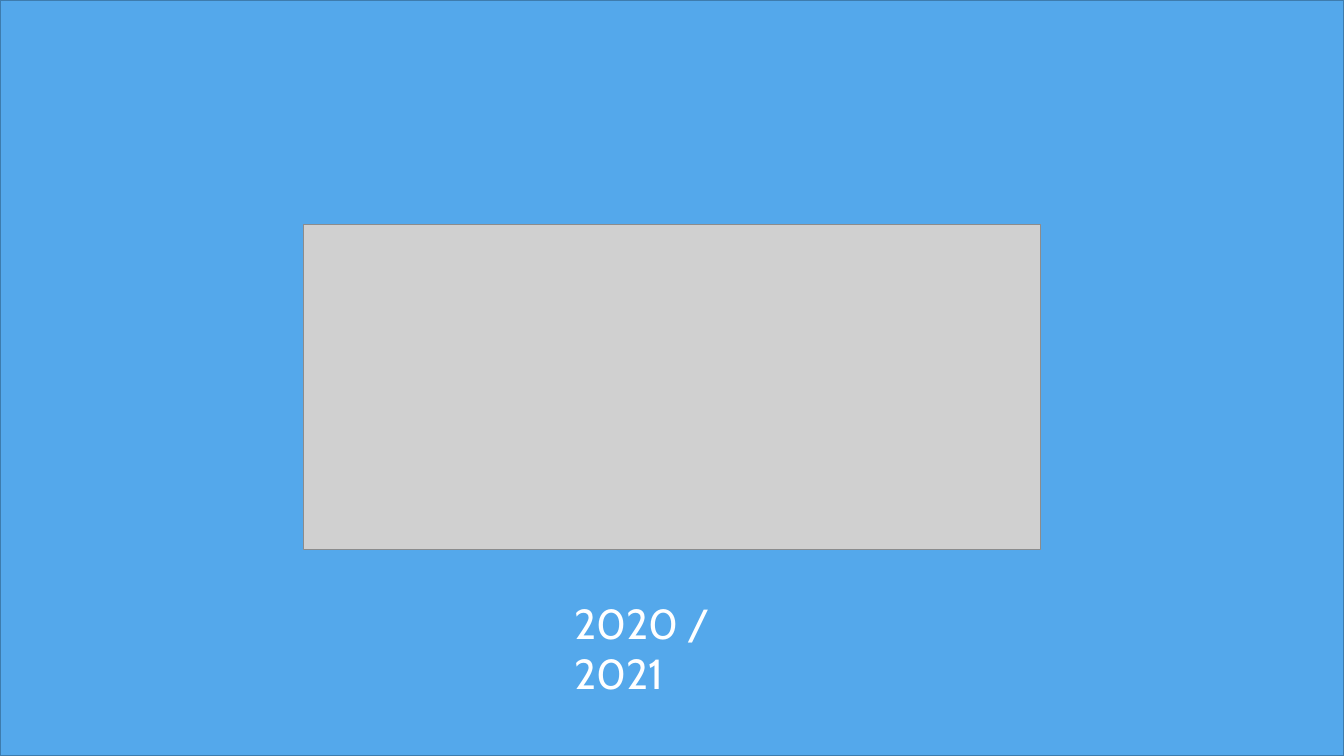
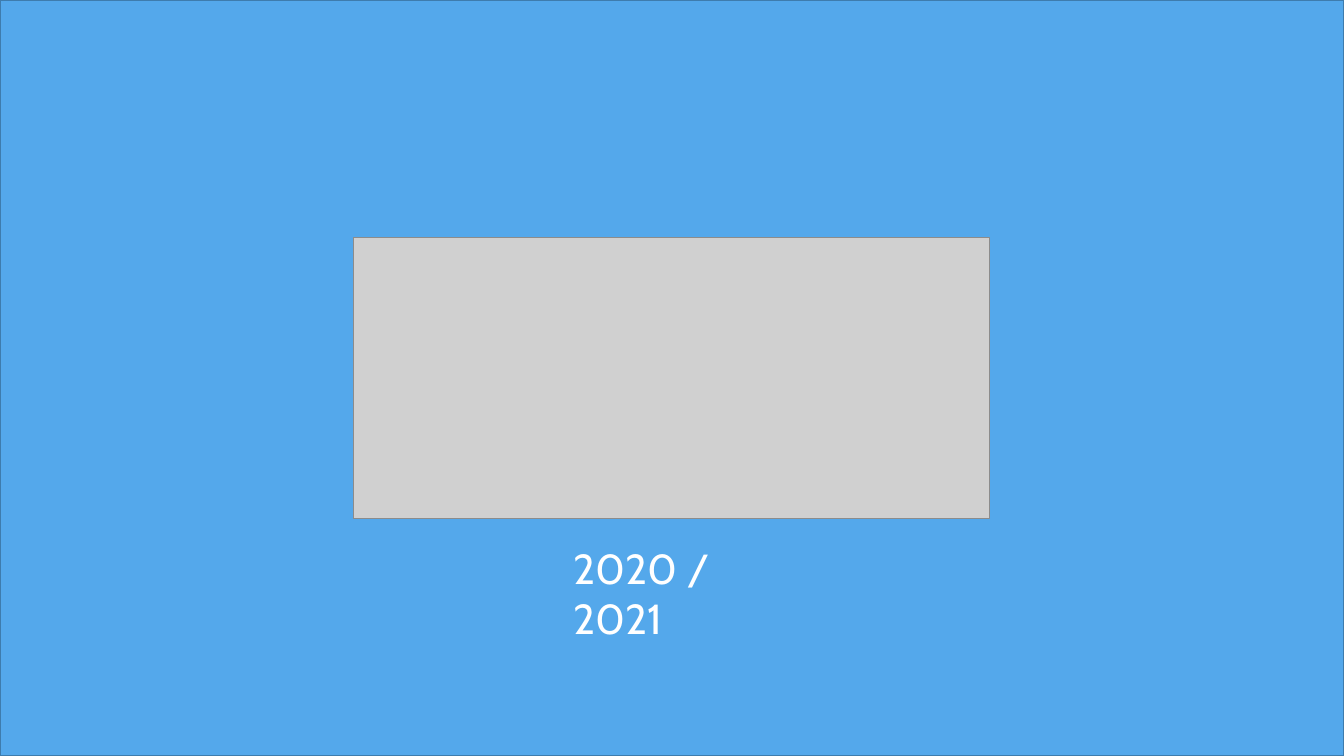
Before and after one commit to MoBoldi/VitaChi, a slide deck: slide 1 of powerpoint/VitaChi_Präs.pptx. Drawn at 1344x756 pixels with LibreOffice and Linux fonts; fonts in the diff are those of the drawing; grey boxes stand for pictures. Boxes give left, top, right and bottom in pixels: in the first picture for what was removed or moved away, otherwise in the second. Text is boxed around its words. In the diff, an @@ line names an element or a change of style, - is before the commit and + after.

```diff
--- a/powerpoint/VitaChi_Präs.pptx
+++ b/powerpoint/VitaChi_Präs.pptx
@@ picture: place and size @@
-picture at [303, 225, 1042, 551]
+picture at [354, 238, 990, 518]
@@ text "2020 / 2021": place and size @@
-text "2020 / 2021" at [575, 609, 679, 690]
+text "2020 / 2021" at [574, 554, 678, 635]
```
Also in this commit, not shown: 2 other slides changed, 1 slide added, 1 other file.
